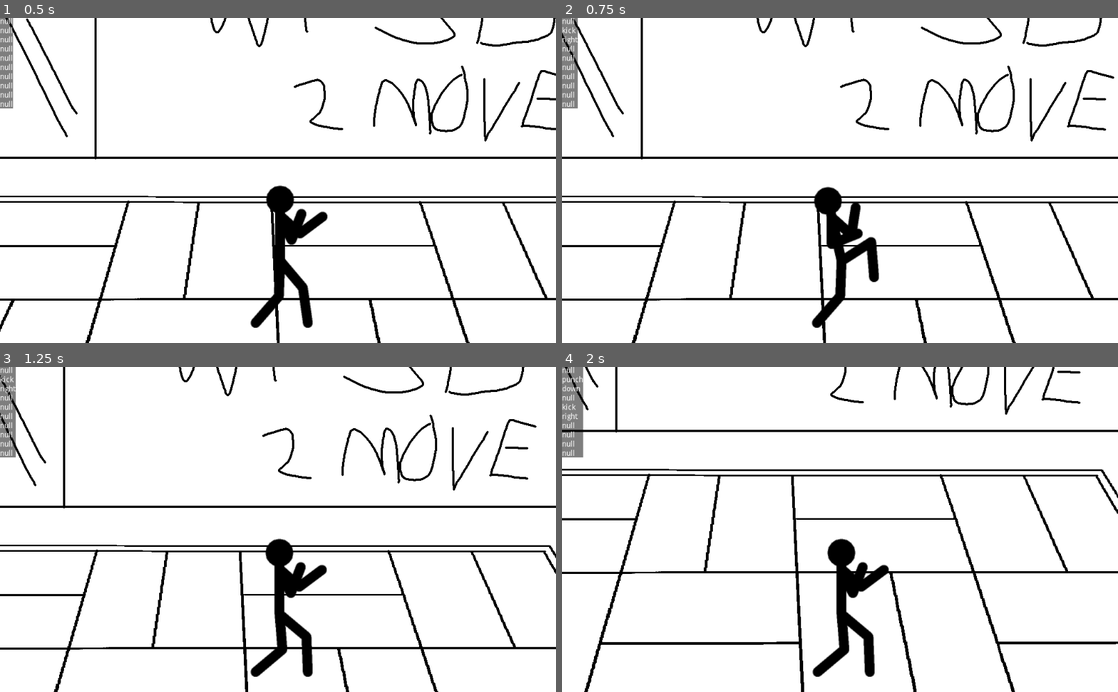
Above: before the commit, frames 1-4 (two rows, left to right).
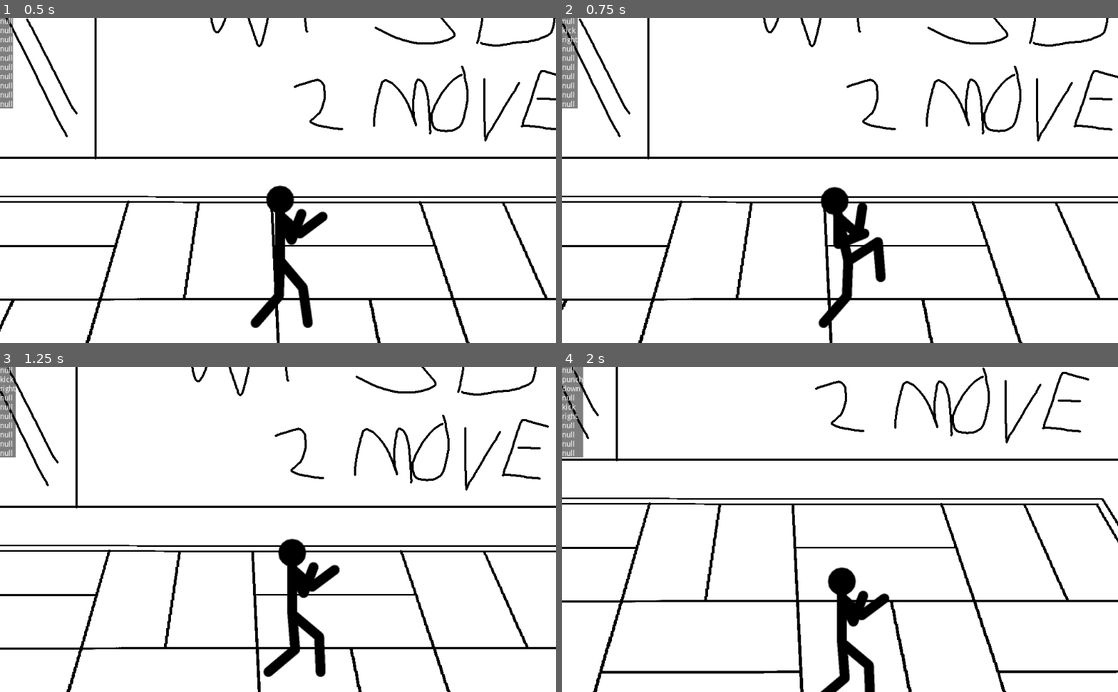
Above: after the commit, the same moments.

Repository: DersuG/bb-old
Game: Godot game, scene res://Main.tscn
Two runs of this game, one before a commit and one after it. Both use one fixed random seed, a clock stepped at 60 frames per second and the inputs below.
Inputs:
- Up to frame 1 (0.5 s): no input
- Up to frame 2 (0.75 s): hold D (right) from 0.53 s (still down); tap Q (kick) at 0.6 s
- Up to frame 3 (1.25 s): keep holding D (right)
- Up to frame 4 (2 s): release D (right) at 1.28 s; hold S (down) from 1.28 s (still down); tap E (punch) at 1.35 s

Frame 1 is identical in both runs. In frame 2, 8.0% of the frame differs, in the area x 0-100%, y 0-100%; in frame 3, 9.1%; in frame 4, 14%.

Commit message:
The character is able to flip to sides
i just did a simple if statement

Diff:
--- a/Main.tscn
+++ b/Main.tscn
@@ -25,3 +25,4 @@
 [node name="Camera" type="Camera2D" parent="Gameplay/Character"]
 position = Vector2( 0, -272 )
 current = true
+smoothing_enabled = true
--- a/scenes/Character/Character.gd
+++ b/scenes/Character/Character.gd
@@ -43,7 +43,10 @@
 	if fsm.get_current_node() == "IDLE":
 		if Input.is_action_pressed("left"):
 			movement_vec += Vector2.LEFT
+			is_facing_right = false
 		if Input.is_action_pressed("right"):
+			if is_facing_right != true:
+				is_facing_right = true
 			movement_vec += Vector2.RIGHT
 		if Input.is_action_pressed("up"):
 			movement_vec += Vector2.UP
@@ -56,7 +59,7 @@
 		if not is_collider_facing_right:
 			$Collider.position.x *= -1
 			is_collider_facing_right = true
-	else:
+	elif is_facing_right != true:
 		flip.scale.x = -1
 		if is_collider_facing_right:
 			$Collider.position.x *= -1
--- a/scenes/Character/Character.tscn
+++ b/scenes/Character/Character.tscn
@@ -742,9 +742,6 @@
 size_flags_horizontal = 0
 size_flags_vertical = 0
 custom_styles/panel = SubResource( 29 )
-__meta__ = {
-"_edit_use_anchors_": false
-}
 
 [node name="InputBuffer" type="Label" parent="UI/Control"]
 margin_right = 1.0
